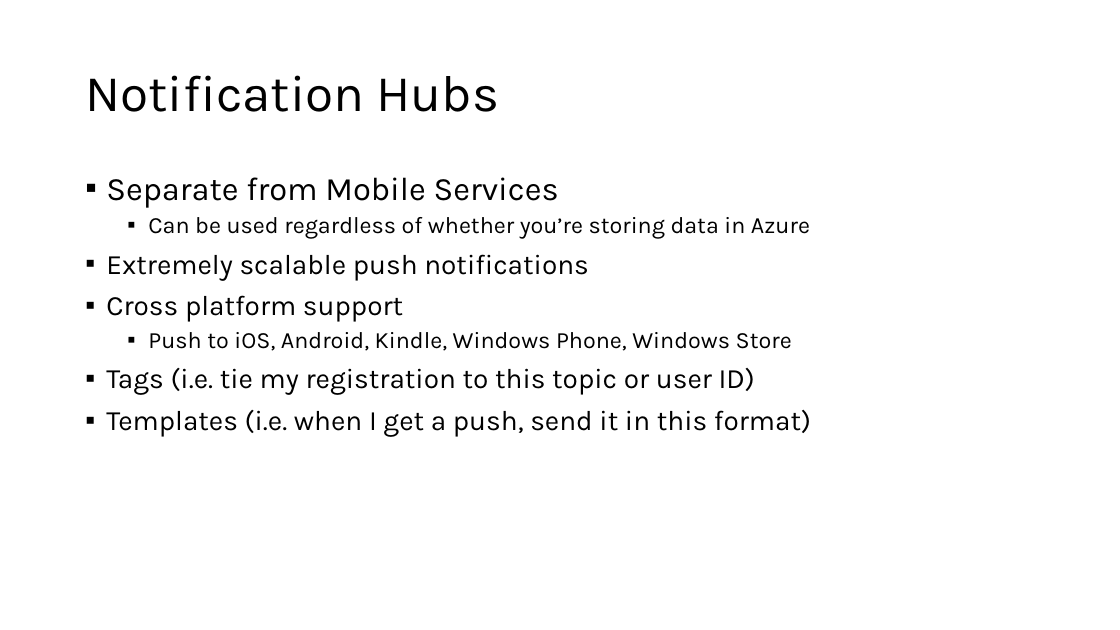
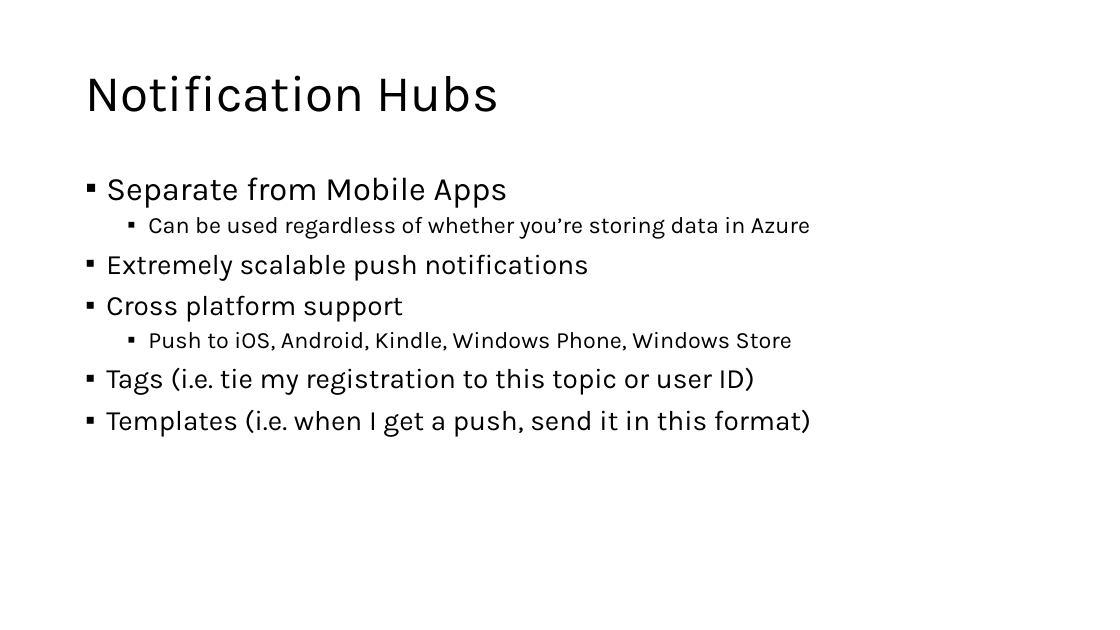
Before and after one commit to microsoft/AcademicContent, a slide deck: slide 15 of Complimentary Course Content/Module3/Lessons/Module3_Lesson12 Mobile Apps with Microsoft Azure App Service.pptx. Drawn at 1120x630 pixels with LibreOffice and Linux fonts; fonts in the diff are those of the drawing. Boxes give left, top, right and bottom in pixels: in the first picture for what was removed or moved away, otherwise in the second. Text is boxed around its words. In the diff, an @@ line names an element or a change of style, - is before the commit and + after.

```diff
--- a/Complimentary Course Content/Module3/Lessons/Module3_Lesson12 Mobile Apps with Microsoft Azure App Service.pptx
+++ b/Complimentary Course Content/Module3/Lessons/Module3_Lesson12 Mobile Apps with Microsoft Azure App Service.pptx
@@ text at box(106, 177, 508, 208): text changed @@
-▪ Separate from Mobile Services
+▪ Separate from Mobile Apps
```
Also in this commit, not shown: 2 other slides changed, 2 other files.
